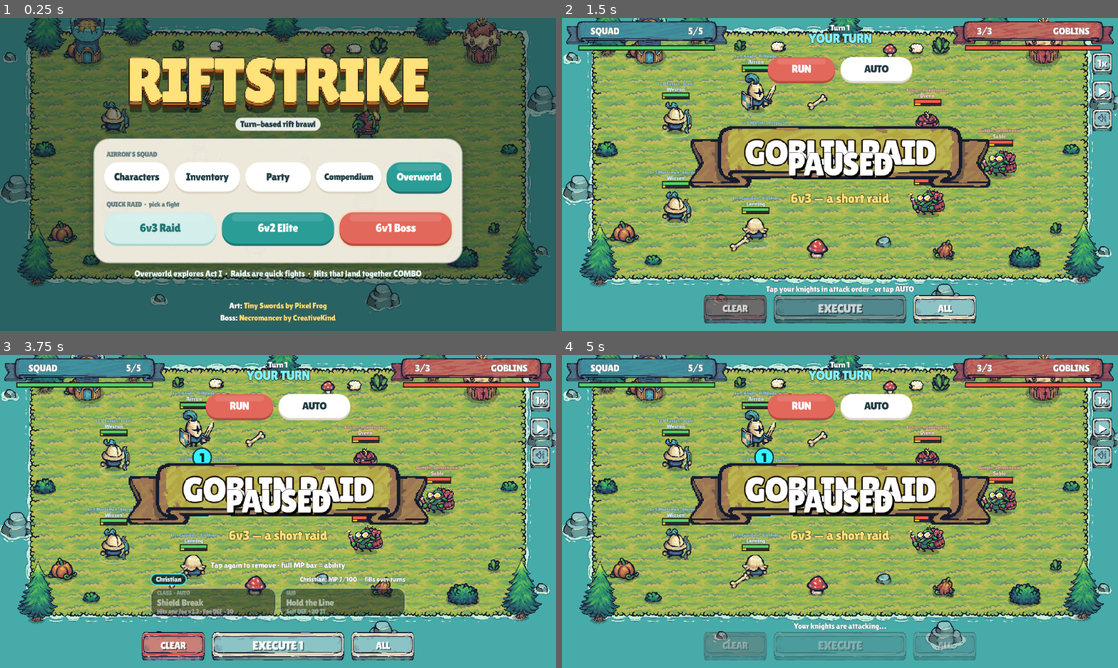
Above: before the commit, frames 1-4 (two rows, left to right).
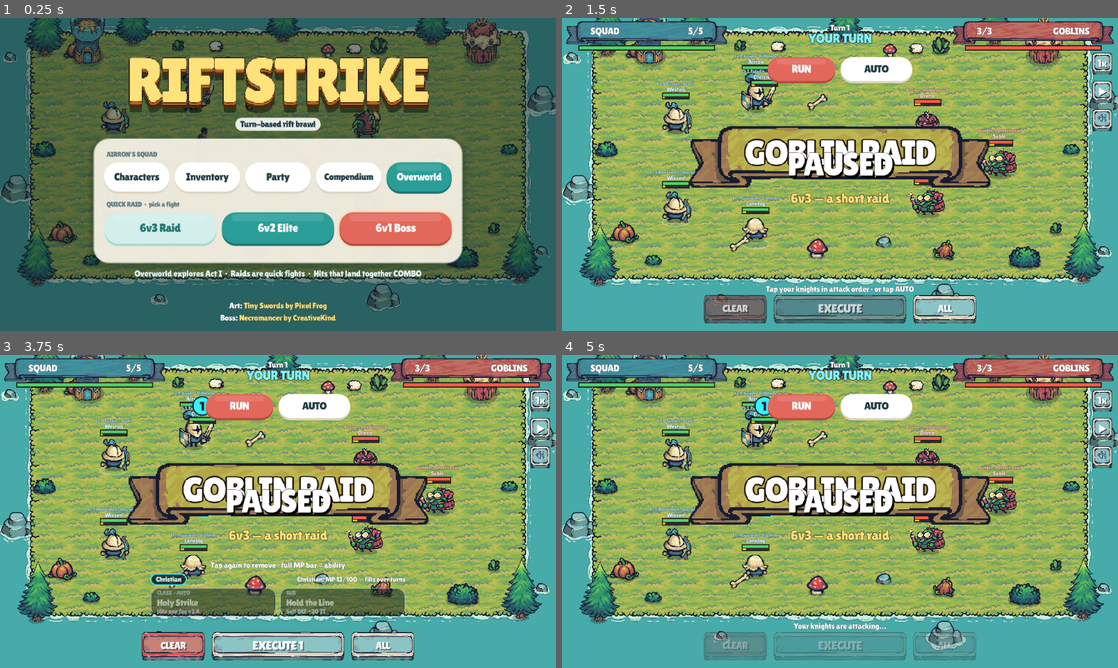
Above: after the commit, the same moments.

Repository: airronkennedy/riftstrike
Game: Godot game, scene res://main.tscn
Two runs of this game, one before a commit and one after it. Both use one fixed random seed, a clock stepped at 60 frames per second and the inputs below.
Inputs (mouse positions are in pixels of both pictures, inside the frame that each line leads up to):
- Up to frame 1 (0.25 s): no input
- Up to frame 2 (1.5 s): tap Enter at 0.5 s; move the mouse to (962, 158) at 0.52 s; hold Right 0.53-1.25 s; tap P at 0.6 s; click (962, 158) at 0.67 s; tap Space at 0.77, 1.25 s; drag from (728, 190) to (812, 237) at 1.27 s
- Up to frame 3 (3.75 s): tap Enter at 2, 3.5 s; move the mouse to (333, 442) at 2.02 s; hold Right 2.03-2.75 s; tap Tab at 2.1 s; tap Space at 2.75 s; drag from (250, 574) to (111, 464) at 2.77 s; move the mouse to (444, 558) at 3.52 s; hold Left from 3.53 s (still down); tap 2 at 3.6 s
- Up to frame 4 (5 s): tap Space at 3.77, 4.25 s; release Left at 4.25 s; drag from (673, 464) to (756, 433) at 4.27 s

The runs differ from the first frame. In frame 1, less than 0.1% of the frame differs, in the area x 35-38%, y 34-39%; in frame 2, 0.3%; in frame 3, 0.8%, in the area x 28-73%, y 13-83%; in frame 4, 0.5%.

Commit message:
Add Christian Paladin art and lock his class
Hook the Meshy+Mixamo Paladin sprite sheet into battle and the Characters screen, move Paladin into CLASS_IDS with its holy kit, and treat paladin like warrior in melee combat. Up/down swings reuse the side slash for now.

Diff:
--- a/scripts/game.gd
+++ b/scripts/game.gd
@@ -27,6 +27,7 @@
 	"warrior": "units/Warrior_Blue.png", "archer": "units/Archer_Blue.png", "pawn": "units/Pawn_Blue.png",
 	"torch": "units/Torch_Red.png", "tnt": "units/TNT_Red.png", "barrel": "units/Barrel_Red.png",
 	"necro": "necromancer/Necromancer.png",
+	"paladin": "heroes/christian-paladin.png",
 	"dead": "units/Dead.png", "dynamite": "fx/Dynamite.png", "arrow": "fx/Arrow.png",
 	"explosion": "fx/Explosions.png", "fire": "fx/Fire.png",
 	"flat": "terrain/Tilemap_Flat.png", "foam": "terrain/Foam.png",
@@ -60,7 +61,7 @@
 		SRC["deco" + d] = "deco/" + d + ".png"
 	for k in SRC:
 		IMG[k] = load("res://assets/" + SRC[k])
-	for k in ["warrior", "archer", "pawn", "torch", "tnt", "barrel", "necro"]:
+	for k in ["warrior", "archer", "pawn", "torch", "tnt", "barrel", "necro", "paladin"]:
 		WHITE[k] = load("res://assets/sil/%s_white.png" % k)
 		CYAN[k] = load("res://assets/sil/%s_cyan.png" % k)
 	FONT = load("res://fonts/LilitaOne-Regular.ttf")
@@ -86,6 +87,12 @@
 			"atk": [A(2, 6, 10, 3, 160), A(3, 6, 10, 3, 180)],
 			"atkDown": [A(4, 6, 10, 3, 160), A(5, 6, 10, 3, 180)], "atkUp": [A(6, 6, 10, 3, 160), A(7, 6, 10, 3, 180)],
 			"special": "Rift Cleave"},
+		# Christian's Paladin sheet: 256px frames, right-facing. atkUp/atkDown reuse the side slash for now.
+		"paladin": {"img": "paladin", "f": {"fw": 256.0, "fh": 256.0, "ax": 128.0, "ay": 242.0, "s": 0.58}, "head": 200.0, "label": "Paladin", "range": 52.0, "ranged": "",
+			"idle": {"r": 0, "n": 6, "fps": 10.0}, "run": {"r": 1, "n": 6, "fps": 12.0},
+			"atk": [A(2, 6, 10, 3, 160), A(3, 6, 10, 3, 180)],
+			"atkDown": [A(4, 6, 10, 3, 160), A(5, 6, 10, 3, 180)], "atkUp": [A(6, 6, 10, 3, 160), A(7, 6, 10, 3, 180)],
+			"special": "Holy Strike"},
 		"archer": {"img": "archer", "f": S192, "head": 72.0, "label": "Archer", "range": 340.0, "ranged": "arrow",
 			"idle": {"r": 0, "n": 6, "fps": 10.0}, "run": {"r": 1, "n": 6, "fps": 12.0},
 			"atk": [A(4, 8, 11, 5, 160)], "atkUp": [A(3, 8, 11, 5, 160)], "atkDown": [A(5, 8, 11, 5, 160)],
@@ -108,6 +115,10 @@
 			"idle": {"r": 0, "n": 8, "fps": 10.0}, "run": {"r": 1, "n": 8, "fps": 12.0},
 			"atk": [A(2, 13, 14, 8, 200)], "death": {"r": 6, "n": 9}, "special": "Soul Rend"},
 	}
+
+# Paladin uses the warrior combat kit (double swing, melee contact).
+func is_warrior_kit(kind: String) -> bool:
+	return kind == "warrior" or kind == "paladin"
 
 var ROSTER_BLUE := [["warrior", "Airron", 360, 265], ["warrior", "Christian", 360, 395],
 	["pawn", "Lanning", 315, 185], ["pawn", "Rico", 315, 470],
@@ -146,12 +157,12 @@
 	# set CHAR[hero].cls, drop "upcoming", and add the class to CLASS_IDS.
 	"Spell Breaker": {"kind": "warrior", "blurb": "Breaks guards, wards and spells", "upcoming": true, "hero": "Airron",
 		"hp": 28, "atk": 18, "def": 8, "armor": 8, "crit": 6, "mana": 8, "speed": 8},
-	"Paladin": {"kind": "warrior", "blurb": "Holy armor that heals the line", "upcoming": true, "hero": "Christian",
+	"Paladin": {"kind": "paladin", "blurb": "Holy armor that heals the line", "hero": "Christian",
 		"hp": 44, "atk": 12, "def": 12, "armor": 12, "crit": 0, "mana": 8, "speed": 2},
 	"Warlock": {"kind": "archer", "blurb": "Dark bolts and draining curses", "upcoming": true, "hero": "Wiesen",
 		"hp": 8, "atk": 24, "def": 2, "armor": 2, "crit": 10, "mana": 12, "speed": 6},
 }
-var CLASS_IDS := ["Knight", "Warrior", "Ranger", "Marksman", "Guardian", "Warden"]
+var CLASS_IDS := ["Knight", "Warrior", "Ranger", "Marksman", "Guardian", "Warden", "Paladin"]
 var SUB_DEFS := {
 	"Riftblade": {"blurb": "A little extra cut", "atk": 8, "crit": 6},
 	"Vanguard": {"blurb": "Front-line bulk", "hp": 24, "def": 4, "armor": 6},
@@ -191,16 +202,16 @@
 		["worldsplitter", "Worldsplitter", "Capstone. Cleaves the rift itself — a massive hit on every foe.", "damage_all_enemies", {"mult": 3.4, "self_buff": [["atk", 15]], "sturns": 2}],
 	],
 	"Christian": [
-		["shield_break", "Shield Break", "Cracks a target's guard, lowering its Defense.", "damage_single", {"mult": 2.2, "debuff": [["def", -20]], "dturns": 2}],
-		["brace_up", "Brace Up", "Plants his feet and toughens up.", "buff_self", {"buffs": [["def", 18], ["armor", 5]], "turns": 2}],
-		["heavy_swing", "Heavy Swing", "One big, honest swing at a single foe.", "damage_single", {"mult": 3.2}],
-		["armor_crack", "Armor Crack", "A breaker's blow that shreds armor for longer.", "damage_single", {"mult": 2.6, "debuff": [["armor", -10]], "dturns": 3}],
-		["battle_cry", "Battle Cry", "A roar that lifts the whole party's ATK.", "buff_party", {"buffs": [["atk", 12]], "turns": 2}],
-		["crushing_blow", "Crushing Blow", "Crushes one foe and smashes its Defense.", "damage_single", {"mult": 4.2, "debuff": [["def", -25]], "dturns": 2}],
-		["line_breaker", "Line Breaker", "Charges the enemy line, hitting all and lowering Defense.", "damage_all_enemies", {"mult": 2.0, "debuff": [["def", -12]], "dturns": 2}],
-		["iron_resolve", "Iron Resolve", "Steels himself: big ATK and Defense for three turns.", "buff_self", {"buffs": [["atk", 20], ["def", 20]], "turns": 3}],
-		["earthshaker", "Earthshaker", "Slams the ground — every enemy is rocked.", "damage_all_enemies", {"mult": 2.8}],
-		["final_verdict", "Final Verdict", "Capstone. A finishing blow that breaks any guard.", "damage_single", {"mult": 6.2, "debuff": [["def", -30]], "dturns": 2}],
+		["holy_strike", "Holy Strike", "A consecrated swing that lands in a flash of holy light.", "damage_single", {"mult": 2.4}],
+		["lay_on_hands", "Lay on Hands", "Lays a healing hand on one ally, mending a large amount of damage.", "heal_single", {"pct": 0.40}],
+		["aegis_of_light", "Aegis of Light", "Raises a shield of light: Defense and Armor up.", "buff_self", {"buffs": [["def", 20], ["armor", 8]], "turns": 2}],
+		["consecrate", "Consecrate", "Blesses the ground and burns every enemy on it.", "damage_all_enemies", {"mult": 1.6}],
+		["devotion_aura", "Devotion Aura", "Faith steadies the whole line: party Defense up.", "buff_party", {"buffs": [["def", 15]], "turns": 2}],
+		["judgment", "Judgment", "Judges one foe: a heavy hit that lowers its ATK.", "damage_single", {"mult": 4.0, "debuff": [["atk", -15]], "dturns": 2}],
+		["healing_light", "Healing Light", "Light washes over the squad, healing everyone.", "heal_party", {"pct": 0.25}],
+		["crusader_charge", "Crusader Charge", "Charges the enemy line and rallies the party (ATK up).", "damage_all_enemies", {"mult": 2.4, "party_buff": [["atk", 10]], "pturns": 2}],
+		["divine_shield", "Divine Shield", "Shields the whole party: big Defense and Armor for three turns.", "buff_party", {"buffs": [["def", 25], ["armor", 10]], "turns": 3}],
+		["radiant_dawn", "Radiant Dawn", "Capstone. A holy dawn floods the party with a large heal and makes it hard to break.", "heal_party", {"pct": 0.50, "party_buff": [["def", 15], ["armor", 8]], "pturns": 3}],
 	],
 	"Weston": [
 		["quick_mark", "Quick Mark", "Finds the opening first: hits and marks the target (DEF down).", "damage_single", {"mult": 2.0, "debuff": [["def", -15]], "dturns": 2}],
@@ -480,7 +491,7 @@
 # Class is locked to the character. Only subclass is swappable in the Characters page.
 var CHAR := {
 	"Airron": {"cls": "Knight", "sub": "Riftblade", "ability": "rift_cut"},
-	"Christian": {"cls": "Warrior", "sub": "Vanguard", "ability": "shield_break"},
+	"Christian": {"cls": "Paladin", "sub": "Vanguard", "ability": "holy_strike"},
 	"Weston": {"cls": "Ranger", "sub": "Scout", "ability": "quick_mark"},
 	"Wiesen": {"cls": "Marksman", "sub": "Sharpshot", "ability": "piercing_shot"},
 	"Lanning": {"cls": "Guardian", "sub": "Ironhide", "ability": "iron_wall"},
@@ -1105,7 +1116,7 @@
 func begin_swing(u) -> void:
 	var a = u.act
 	var list := pick_atk(u, a.target)
-	a.d = list[mini(a.swing, list.size() - 1)] if (u.kind == "warrior" or u.kind == "pawn") else list[0]
+	a.d = list[mini(a.swing, list.size() - 1)] if (is_warrior_kit(u.kind) or u.kind == "pawn") else list[0]
 	a.stage = "atk"; a.t = 0.0; a.hit_done = false; a.hold_t = 0.0
 	u.facing = 1 if a.target.x >= u.x else -1
 
@@ -1160,7 +1171,7 @@
 				else:
 					a.stage = "back"; a.ready = true
 				return
-			if u.kind == "warrior" and a.swing == 0:
+			if is_warrior_kit(u.kind) and a.swing == 0:
 				a.swing = 1; begin_swing(u); return
 			# Follow-up strike if still in range. Warriors already swing twice as their kit.
 			if u.kind != "warrior" and not a.doubled and a.target != null and not a.target.dead:
@@ -1298,15 +1309,15 @@
 		return
 	if t == null or t.dead:
 		add_text(u.x + u.facing * 30, u.y - 50, "miss", "#dddddd", 12, 500); return
-	var final: bool = not (u.kind == "warrior" and a.swing == 0)
-	var base := 0.6 if u.kind == "warrior" else (0.8 if u.kind == "torch" else 1.0)
+	var final: bool = not (is_warrior_kit(u.kind) and a.swing == 0)
+	var base := 0.6 if is_warrior_kit(u.kind) else (0.8 if u.kind == "torch" else 1.0)
 	hit(u, t, base * (2.5 if sp else 1.0), sp and final)
 	if u.kind == "pawn": t.kx = u.facing * 16
 	if u.kind == "torch" and not t.dead: t.burn = {"t": 380.0, "owner": u, "mult": 0.3 * (2 if sp else 1)}
 	if u.kind == "barrel" and not sp:
 		explode(t.x, t.y, 0.55); splash(u, t.x, t.y, 70, 0.12, t)
 	if sp and final:
-		if u.kind == "warrior":
+		if is_warrior_kit(u.kind):
 			splash(u, t.x, t.y, 85, 0.4, t); fx.append({"type": "slash", "x": t.x, "y": t.y - 30, "t": 0.0, "life": 260.0, "dir": u.facing}); shake(6, 200)
 		if u.kind == "pawn":
 			add_text(t.x, t.y - t.K.head * uS(t) - 30, "SHOCK", "#fff27a", 13, 700); splash(u, t.x, t.y, 70, 0.3, t); shake(5, 160)
Binary file added: assets/heroes/christian-paladin.png
Not shown, added: assets/heroes/christian-paladin.png.import
Binary file added: assets/sil/paladin_cyan.png
Not shown, added: assets/sil/paladin_cyan.png.import
Binary file added: assets/sil/paladin_white.png
Not shown, added: assets/sil/paladin_white.png.import
Not shown, changed: docs/ASSET_LICENSES.md
